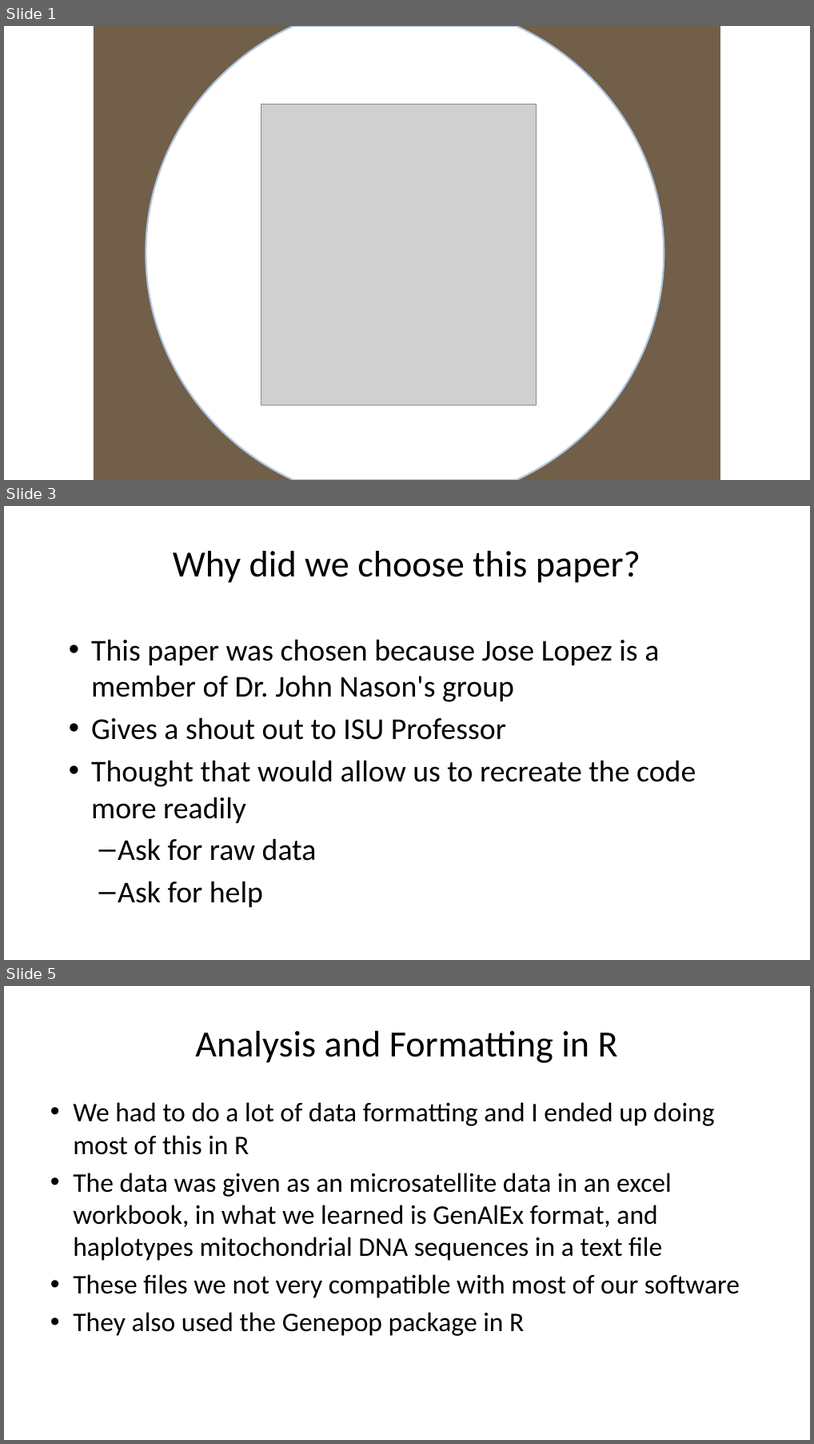
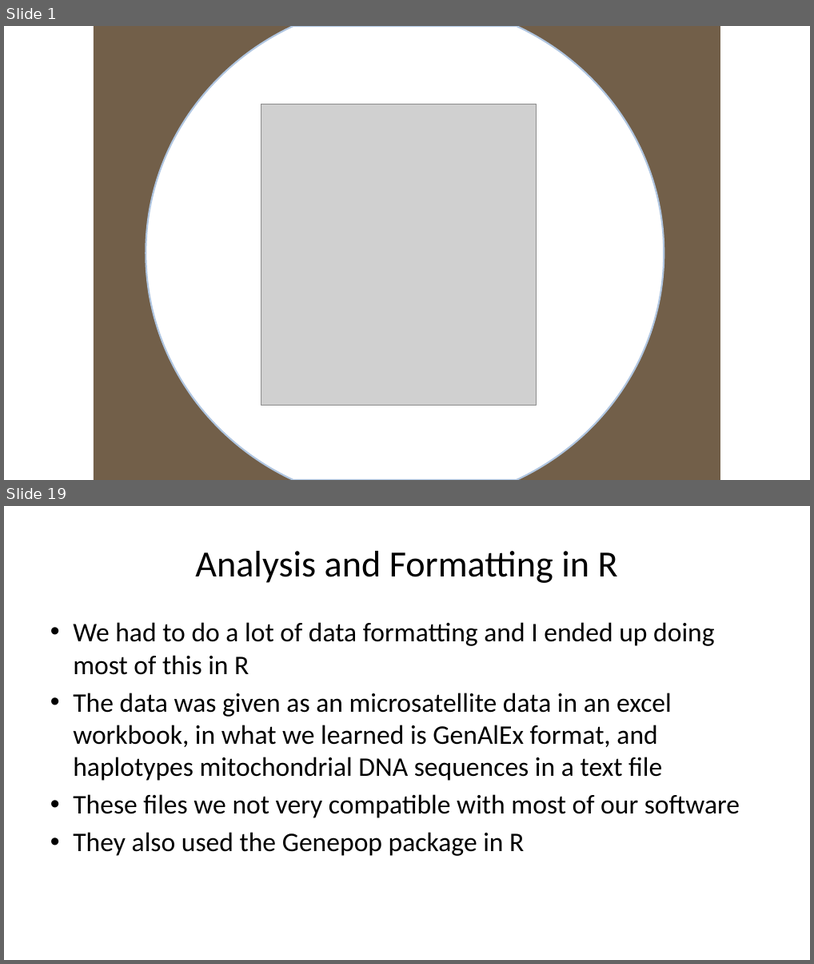
Before and after one commit to ashleyp1/BCB546X_Final_Project, a slide deck: PowerPoint Presentation for Final.pptx. Shown one above the other, each under a label of ours: slides 1, 3 and 5 before the commit, slides 1 and 19 after it; the slides between them are not shown. The pictures are 814x1444 and 814x964 pixels, drawn with LibreOffice and Linux fonts; fonts in the diff are those of the drawing; grey boxes stand for pictures; background and template pictures are left out. Boxes give left, top, right and bottom in pixels: in the first picture for what was removed or moved away, otherwise in the second. Text is boxed around its words. In the diff, an @@ line names an element or a change of style, - is before the commit and + after.

```diff
--- a/PowerPoint Presentation for Final.pptx
+++ b/PowerPoint Presentation for Final.pptx
@@ slide 3 removed at box(4, 506, 810, 960), background #FFFFFF @@
@@ title removed at box(173, 551, 641, 583) @@
-Why did we choose this paper?
@@ text removed at box(91, 639, 696, 907) @@
-• This paper was chosen because Jose Lopez is a member of Dr. John Nason's group
-• Gives a shout out to ISU Professor
-• Thought that would allow us to recreate the code more readily
-  – Ask for raw data
-  – Ask for help
@@ what was slide 5 is now slide 19 @@
```
Also in this commit, not shown: 5 slides changed, 2 slides added, 2 other slides removed.
